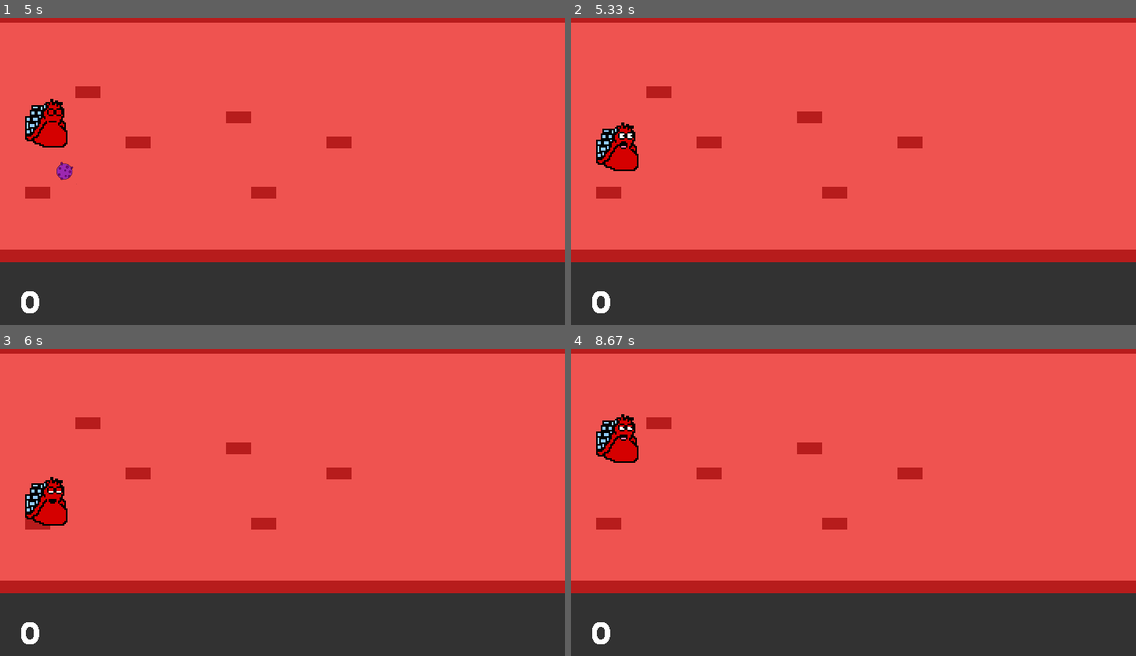
Above: before the commit, frames 1-4 (two rows, left to right).
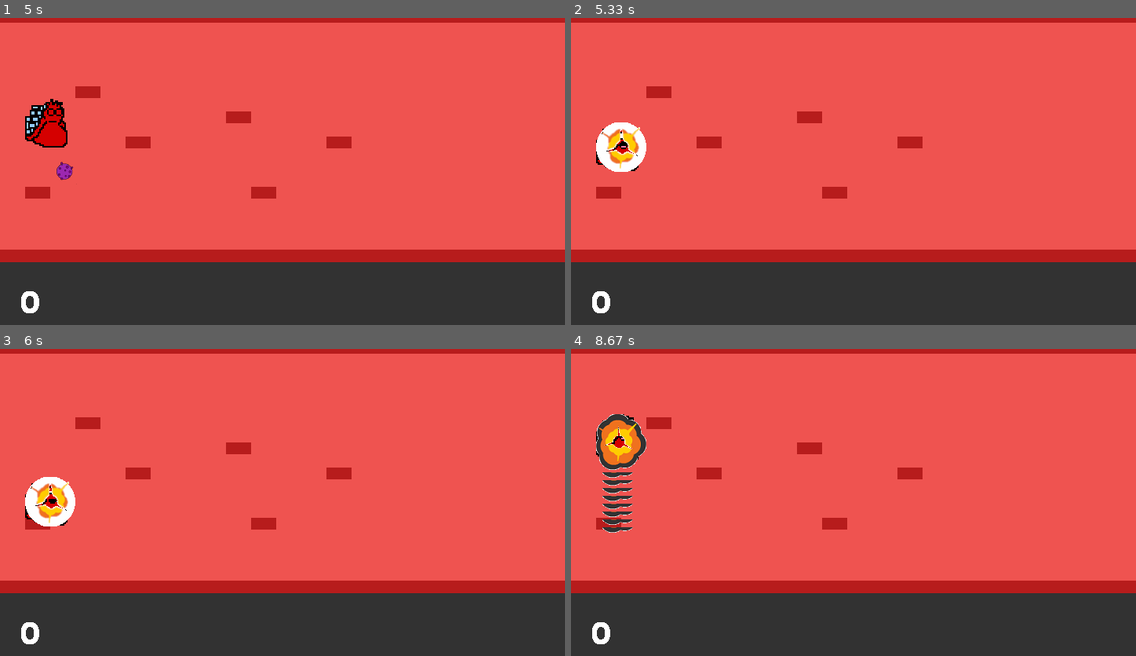
Above: after the commit, the same moments.

Repository: Moks8/pygame_virus
Game: pygame game, started from main.py
Two runs of this game, one before a commit and one after it. Both use one fixed random seed, a clock stepped at 60 frames per second and the inputs below.
Inputs:
- Up to frame 1 (5 s): hold Down 0.33-0.8 s; hold Up 0.83-1.2 s; hold Down 1.23-1.6 s; hold Up 1.63-1.93 s; hold Down 1.97-2.27 s; hold Up 2.3-2.67 s; hold Down 2.7-3.07 s; hold Up 3.1-3.4 s; hold Down 3.43-3.73 s; hold Up 3.77-4.13 s; hold Down 4.17-4.53 s; hold Up 4.57-4.87 s; hold Down from 4.9 s (still down)
- Up to frame 2 (5.33 s): release Down at 5.2 s; hold Up from 5.23 s (still down)
- Up to frame 3 (6 s): release Up at 5.6 s; hold Down from 5.63 s (still down)
- Up to frame 4 (8.67 s): release Down at 6 s; hold Up 6.03-6.33 s; hold Down 6.37-6.67 s; hold Up 6.7-7.07 s; hold Down 7.1-7.47 s; hold Up 7.5-7.8 s; hold Down 7.83-8.13 s; hold Up 8.17-8.53 s; hold Down from 8.57 s (still down)

Frame 1 is identical in both runs. In frame 2, 1.1% of the frame differs, in the area x 4-14%, y 34-51%; in frame 3, 1.1%; in frame 4, 1.7%, in the area x 4-14%, y 21-60%.

Commit message:
Set explotions

Diff:
--- a/main.py
+++ b/main.py
@@ -20,10 +20,10 @@
         self.sprites = pg.sprite.Group()
         self.sprites.add(self.hero)
 
+        self.explosion = Explotions()
+
 
         self.level = Level()
-
-
 
 
         self.clock = pg.time.Clock()
@@ -34,10 +34,22 @@
 
         self.score = 0
 
+        self.boom = pg.mixer.Sound("./resources/sounds/sfx-explosion-14.wav")
+
 
 
 
         pg.display.set_caption("Covid")
+
+    def kill (self,group):
+        lista_candidatos = pg.sprite.spritecollide(self.hero,self.level.virus,True)
+        if len(lista_candidatos)>0:
+            self.explosion.rect = self.hero.rect
+            self.sprites.add(self.explosion)
+            self.explosion.update()
+            self.boom.play()
+
+            print("tas muerto")
 
     def on_loop (self):
         self.level.repaint_rect(self.hero.rect)
@@ -45,15 +57,16 @@
         self.hero.rect.centery += self.hero_move
 
         self.level.update_virus()
+        self.kill(self.sprites)
 
         self.marcador = self.font.render(str(self.score),True,WHITE)
 
 
-        if pg.sprite.spritecollideany(self.hero, self.level.virus):
-            print("tas muerto")
     def on_render(self):
         self.level.draw(self.pantalla)
         self.sprites.draw(self.pantalla)
+
+
 
         self.pantalla.blit(self.marcador,(25,345))
         pg.display.flip()
--- a/sprites.py
+++ b/sprites.py
@@ -1,6 +1,7 @@
 import pygame as pg
 from pygame.locals import *
 import sys,random
+WHITE = (255,255,255)
 
 class Hero(pg.sprite.DirtySprite):
     num_sprites = 7
@@ -14,6 +15,9 @@
         self.rect.topleft = (32,32)
         self.hero_move = 0
         self.dirty = 1
+
+
+
     def loadImages(self):
         images = []
         for i in range (self.num_sprites):
@@ -30,6 +34,7 @@
 
 
 
+
 class Virus(pg.sprite.DirtySprite):
     def __init__ (self):
         pg.sprite.DirtySprite.__init__(self)
@@ -38,8 +43,46 @@
         self.rect.topleft = (720-64,random.randint(32,250))
         self.dirty = 1
 
+class Explotions (pg.sprite.Sprite):
+    num_sprites = 9
+    def __init__ (self):
+        pg.sprite.Sprite.__init__(self)
+        self.image = pg.Surface((64,64))
+        self.rect = self.image.get_rect()
+        self.images = self.loadImages()
+        self.image_act=0
 
 
+
+
+
+
+    def loadImages(self):
+        images = []
+        for i in range (self.num_sprites):
+            image = pg.image.load("./resources/explosions/regularExplosion0{}.png".format(i)).convert()
+
+            image.set_colorkey(WHITE) #RLEACCEL
+            images.append(image)
+        return images
+
+
+    def update(self):
+        self.image_act += 1
+        if self.image_act >= self.num_sprites:
+            self.image_act = 0
+
+        self.image = self.images[self.image_act]
+
+    def kill (self,group):
+        lista_candidatos = pg.sprite.spritecollide(self.hero,self.level.virus,True)
+        if len(lista_candidatos)>0:
+            self.explosion.rect = self.hero.rect
+            self.sprites.add(self.explosion)
+            self.explosion.update()
+            self.boom.play()
+
+            print("tas muerto")
 
 
 
Binary file added: resources/explosions/regularExplosion00.png
Binary file added: resources/explosions/regularExplosion01.png
Binary file added: resources/explosions/regularExplosion02.png
Binary file added: resources/explosions/regularExplosion03.png
Binary file added: resources/explosions/regularExplosion04.png
Binary file added: resources/explosions/regularExplosion05.png
Binary file added: resources/explosions/regularExplosion06.png
Binary file added: resources/explosions/regularExplosion07.png
Binary file added: resources/explosions/regularExplosion08.png
Not shown, added: resources/sounds/sfx-explosion-14.wav
